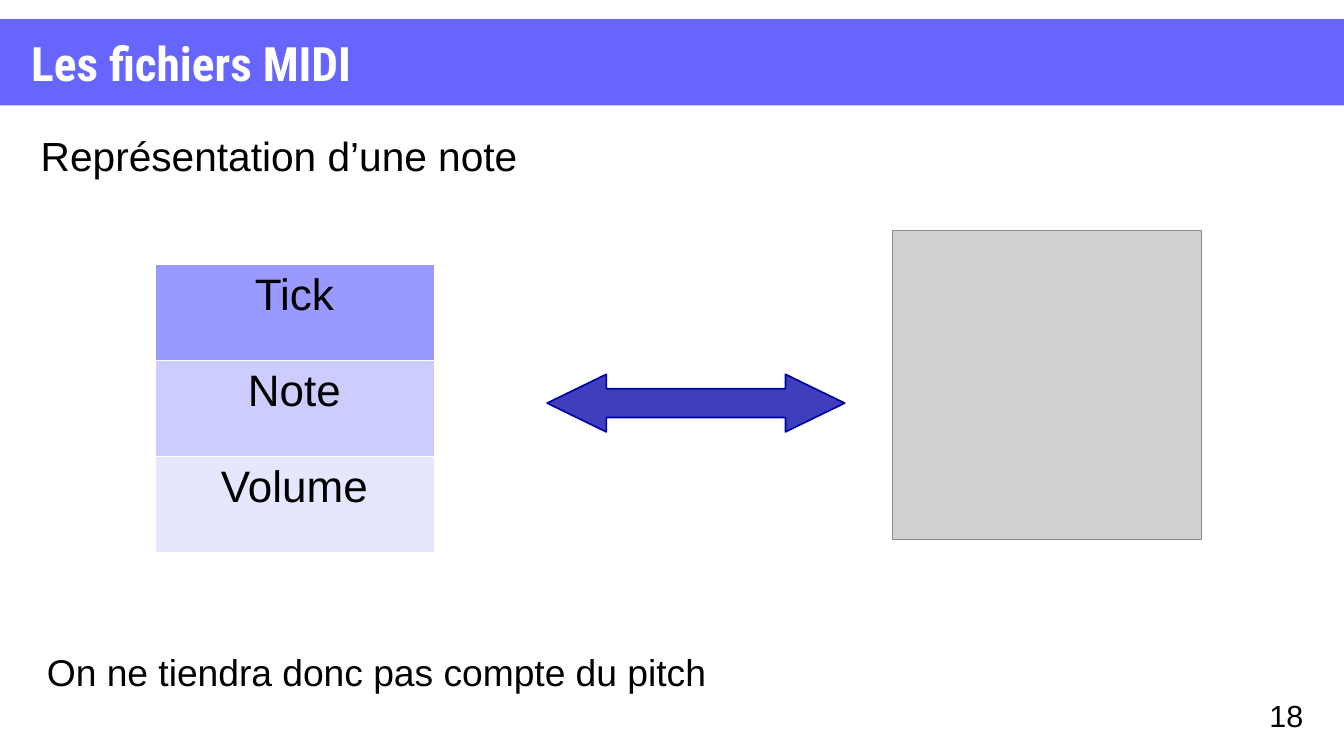
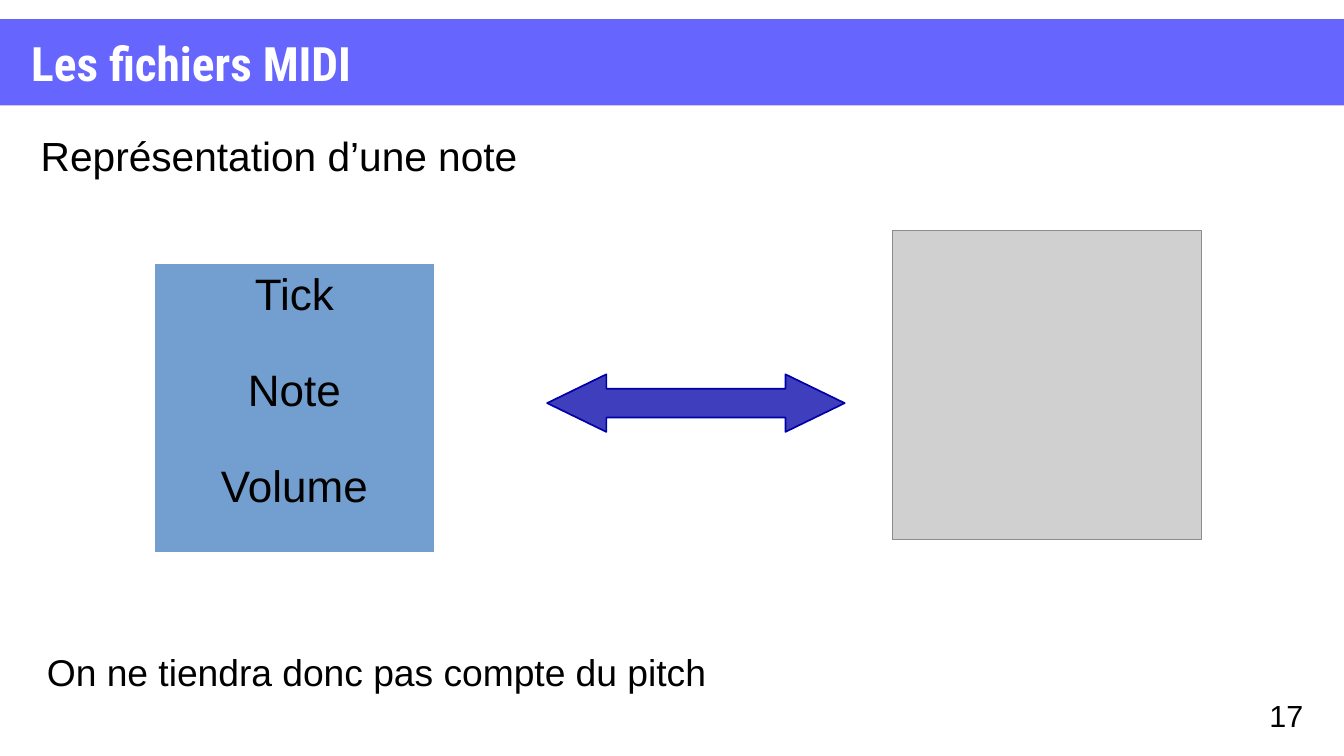
Before and after one commit to XgLsuLzRMy/Composition-Musicale-par-Reseau-de-Neurones, a slide deck: slide 17 of projet.odp (slide 18 before the commit). Drawn at 1344x756 pixels with LibreOffice and Linux fonts; fonts in the diff are those of the drawing; grey boxes stand for pictures. Boxes give left, top, right and bottom in pixels: in the first picture for what was removed or moved away, otherwise in the second. Text is boxed around its words. In the diff, an @@ line names an element or a change of style, - is before the commit and + after.

```diff
--- a/projet.odp
+++ b/projet.odp
@@ table at bbox=[155, 265, 434, 552] @@
@@ fill #9999FF to #729FCF in row 1, column 1 @@
@@ fill #CCCCFF to #729FCF in row 2, column 1 @@
@@ fill #E6E6FF to #729FCF in row 3, column 1 @@
@@ borders changed @@
@@ page number at bbox=[1269, 706, 1303, 727]: text changed @@
-18
+17
```
Also in this commit, not shown: 6 other slides changed, 1 slide added, 1 slide removed, 1 other file.
